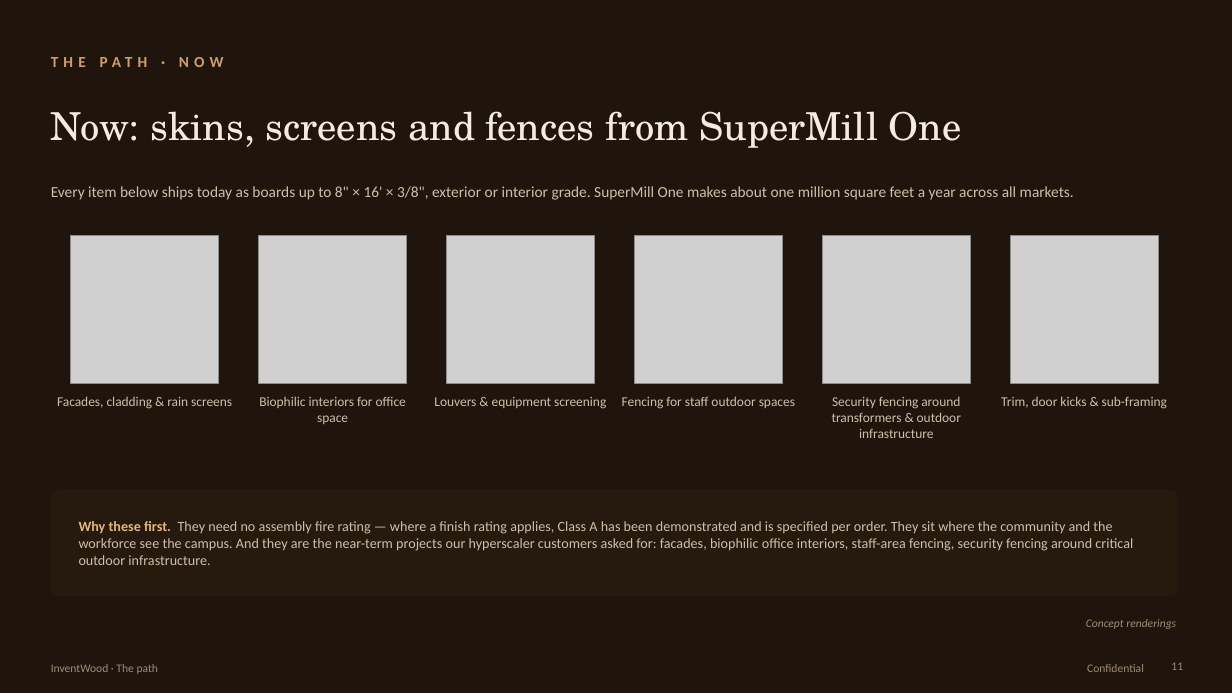
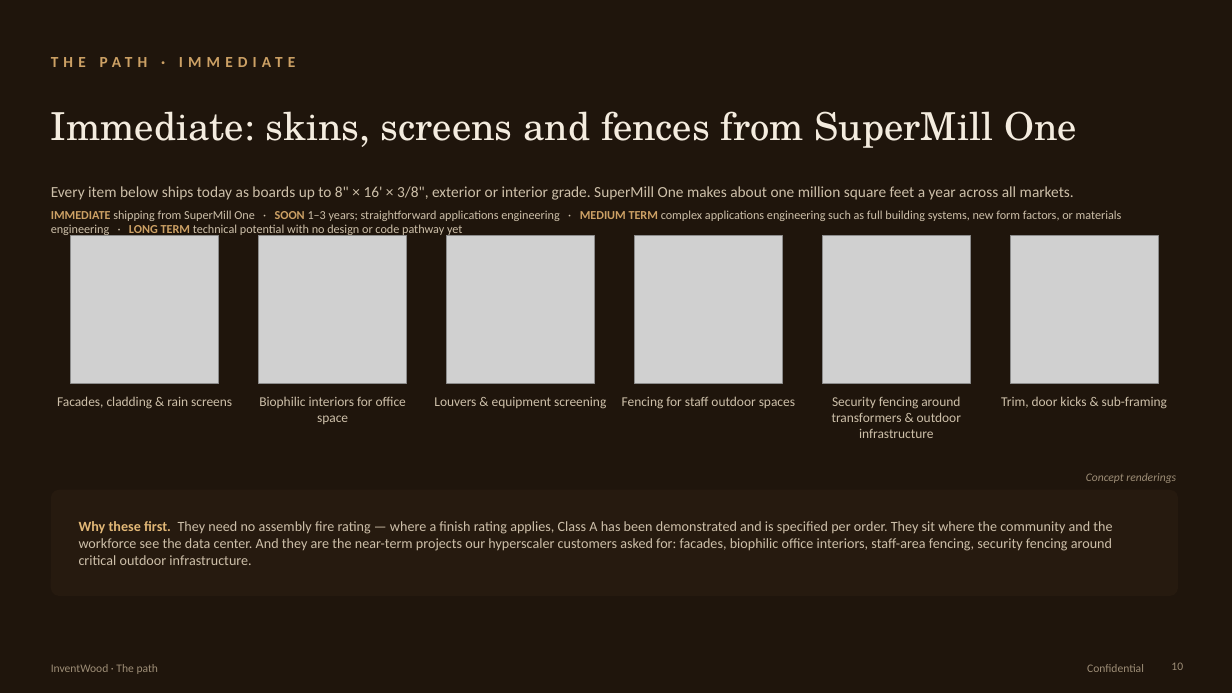
Before and after one commit to alau-hi/decks, a slide deck: slide 10 of superwood-datacenter-investor/SUPERWOOD-for-Data-Centers-Companion.pptx (slide 11 before the commit). Drawn at 1232x693 pixels with LibreOffice and Linux fonts; fonts in the diff are those of the drawing; grey boxes stand for pictures. Boxes give left, top, right and bottom in pixels: in the first picture for what was removed or moved away, otherwise in the second. Text is boxed around its words. In the diff, an @@ line names an element or a change of style, - is before the commit and + after.

```diff
--- a/superwood-datacenter-investor/SUPERWOOD-for-Data-Centers-Companion.pptx
+++ b/superwood-datacenter-investor/SUPERWOOD-for-Data-Centers-Companion.pptx
@@ text at [51,46,790,76]: text changed @@
-THE PATH · NOW
+THE PATH · IMMEDIATE
@@ text at [51,111,1077,148]: text changed @@
-Now: skins, screens and fences from SuperMill One
+Immediate: skins, screens and fences from SuperMill One
@@ text added at [51,210,1122,237], 9.5 pt, text #CDBFA9 @@
+IMMEDIATE shipping from SuperMill One · SOON 1–3 years; straightforward applications engineering · MEDIUM TERM complex applications engineering such as full building systems, new form factors, or materials engineering · LONG TERM technical potential with no design or code pathway yet
@@ text "Concept renderings": place and size @@
-text "Concept renderings" at [1086,619,1176,629]
+text "Concept renderings" at [1086,473,1176,483]
@@ text at [79,521,1112,565]: text changed @@
-Why these first. They need no assembly fire rating — where a finish rating applies, Class A has been demonstrated and is specified per order. They sit where the community and the workforce see the campus. And they are the near-term projects our hyperscaler customers asked for: facades, biophilic office interiors, staff-area fencing, security fencing around critical outdoor infrastructure.
+Why these first. They need no assembly fire rating — where a finish rating applies, Class A has been demonstrated and is specified per order. They sit where the community and the workforce see the data center. And they are the near-term projects our hyperscaler customers asked for: facades, biophilic office interiors, staff-area fencing, security fencing around critical outdoor infrastructure.
@@ page number at [1171,662,1183,670]: text changed @@
-11
+10
```
Also in this commit, not shown: 17 other slides changed, 2 slides added, 3 slides removed, 13 other files.
